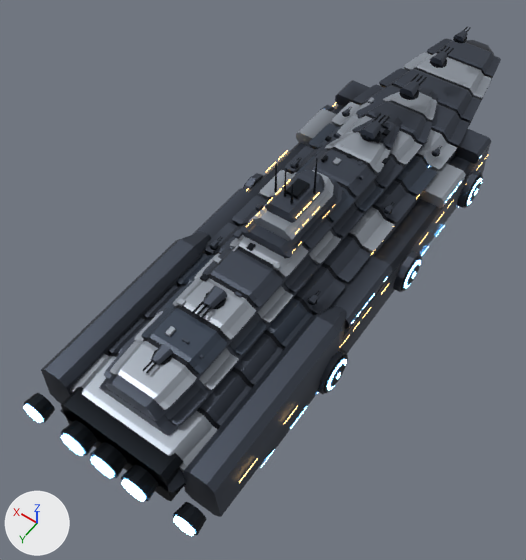
Before and after pictures for a commit that changed the glTF model models/battlecruiser.glb.
Rendered twice from a camera (50 mm lens) standing at (-137.0, 267.0, 302.0) and looking at (8.0, 63.0, -17.0). Arrows for +X, +Y and +Z are at lower left; the lights stay in place. The older version comes first. Where no turn or scale is listed for an object, it has been applied to the vertices. Vertices at exactly the same position are counted once.

The older version as bpy lines, for what is in view:
```python
me_hull_battlecruiser = bpy.data.meshes.new('hull_battlecruiser')
me_hull_battlecruiser.from_pydata(...)  # 5336 vertices, 8814 faces; spans x -58.0..58.0, y -195.0..195.0, z -49.0..49.0
# faces by material slot: [3040, 1456, 2812, 360, 12, 244, 890]
me_hull_battlecruiser.materials.append(mat_h)
me_hull_battlecruiser.materials.append(mat_p)
me_hull_battlecruiser.materials.append(mat_d)
me_hull_battlecruiser.materials.append(mat_a)
me_hull_battlecruiser.materials.append(mat_c)
me_hull_battlecruiser.materials.append(mat_w)
me_hull_battlecruiser.materials.append(mat_g)
ob_hull_battlecruiser_001 = bpy.data.objects.new('hull_battlecruiser.001', me_hull_battlecruiser)
ob_hull_battlecruiser_001.location = (0.0, 4.6, 17.4)
```
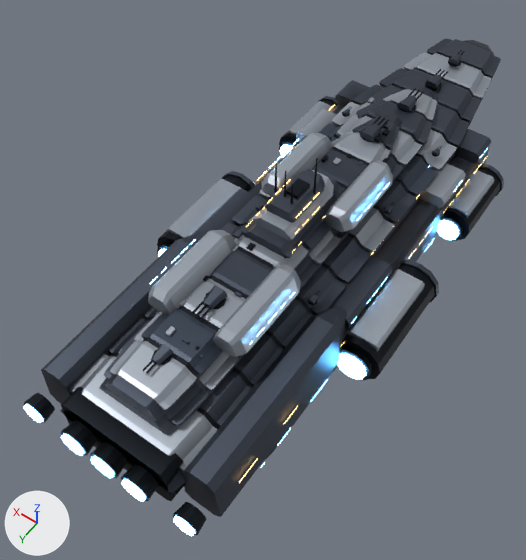
Where the newer file only moved an object's origin or applied its transform, the numbers keep the older frame.

Patch to the scene script:
```diff
--- a/models/battlecruiser.glb.py
+++ b/models/battlecruiser.glb.py
@@ me_hull_battlecruiser @@
-me_hull_battlecruiser.from_pydata(...)  # 5336 vertices, 8814 faces; spans x -58.0..58.0, y -195.0..195.0, z -49.0..49.0
+me_hull_battlecruiser.from_pydata(...)  # 5716 vertices, 9276 faces; spans x -75.0..75.0, y -195.0..195.0, z -52.0..49.0
+# me_hull_battlecruiser part 1: the loose piece of 16 vertices spanning x -4.0..4.0, y -154.0..-145.0, z 10.0..13.0 is moved by (0.0, 0.0, -18.0)
+# me_hull_battlecruiser part 2: the loose piece of 16 vertices spanning x -4.0..4.0, y -125.0..-114.0, z 10.0..14.0 is moved by (0.0, 0.0, -18.0)
+# me_hull_battlecruiser part 3: the loose piece of 16 vertices spanning x -5.0..5.0, y -87.0..-76.0, z 10.0..14.0 is moved by (0.0, 0.0, -11.0)
+# me_hull_battlecruiser part 4: the loose piece of 16 vertices spanning x -5.0..5.0, y -42.0..-30.0, z 10.0..14.0 is moved by (0.0, 0.0, -2.0)
+# me_hull_battlecruiser part 5: a new loose piece, a 12-sided cylinder along y spanning x 44.9..69.1, y -91.7..-88.7, z -51.5..-27.3, in mat_h
+# me_hull_battlecruiser part 6: a new loose piece, a 12-sided cylinder along y spanning x 45.1..74.8, y 8.3..11.3, z -51.3..-21.6, in mat_h
+# me_hull_battlecruiser part 7: a new loose piece, a 12-sided cylinder along y spanning x -69.1..-44.9, y -91.7..-88.7, z -51.5..-27.3, in mat_h
+# me_hull_battlecruiser part 8: a new loose piece, a 12-sided cylinder along y spanning x -74.8..-45.1, y 8.3..11.3, z -51.3..-21.6, in mat_h
+# me_hull_battlecruiser part 9: the loose piece of 16 vertices spanning x 33.0..51.0, y -65.0..-37.0, z -23.0..-15.0 is copied, and the copy is scaled about its middle by (0.799, 1.31, 1.01), then moved by (15.0, -14.0, -12.0); it spans x 50.0..64.0, y -83.0..-46.0, z -35.0..-27.0
+# me_hull_battlecruiser part 10: the loose piece of 16 vertices spanning x 33.0..51.0, y 23.0..67.0, z -23.0..-15.0 is copied, and the copy is scaled about its middle by (0.999, 1.13, 1.27), then moved by (18.0, -2.0, -7.0), in mat_p; it spans x 51.0..69.0, y 19.0..68.0, z -31.0..-22.0
+# me_hull_battlecruiser part 11: the loose piece of 16 vertices spanning x -51.0..-33.0, y -65.0..-37.0, z -23.0..-15.0 is copied, and the copy is scaled about its middle by (0.799, 1.31, 1.01), then moved by (-15.0, -14.0, -12.0); it spans x -64.0..-50.0, y -83.0..-46.0, z -35.0..-27.0
+# me_hull_battlecruiser part 12: the loose piece of 16 vertices spanning x -51.0..-33.0, y 23.0..67.0, z -23.0..-15.0 is copied, and the copy is scaled about its middle by (0.999, 1.13, 1.27), then moved by (-18.0, -2.0, -7.0), in mat_p; it spans x -69.0..-51.0, y 19.0..68.0, z -31.0..-22.0
+# me_hull_battlecruiser part 13: the loose piece of 20 vertices spanning x -4.0..4.0, y -153.0..-145.0, z 8.0..10.0 is moved by (0.0, 0.0, -18.0)
+# me_hull_battlecruiser part 14: the loose piece of 20 vertices spanning x -5.0..5.0, y -124.0..-113.0, z 8.0..10.0 is moved by (0.0, 0.0, -18.0)
+# me_hull_battlecruiser part 15: the loose piece of 20 vertices spanning x -6.0..6.0, y -86.0..-75.0, z 8.0..10.0 is moved by (0.0, 0.0, -11.0)
+# me_hull_battlecruiser part 16: the loose piece of 12 vertices spanning x -3.0..-2.0, y -50.0..-41.0, z 12.0..13.0 is moved by (0.0, 0.0, -2.0)
+# me_hull_battlecruiser part 17: 52 loose pieces with 556 vertices, spanning x -58.0..58.0, y -98.0..145.0, z -49.0..-19.0, are deleted
+# me_hull_battlecruiser part 18: 77 vertices moved from x -58.0..58.0, y -91.0..141.0, z -46.0..10.0 to x -62.0..62.0, y -97.0..142.0, z -46.0..8.0; 256 vertices removed from x -56.0..58.0, y -87.0..138.0, z -49.0..10.0; 968 vertices added at x -74.0..74.0, y -97.0..143.0, z -51.0..17.0
+# me_hull_battlecruiser part 19: 1977 kept faces spanning x -54.0..54.0, y -156.0..178.0, z -49.0..25.0 get new vertex colours; the middle colour goes from grey #b8b8b8 to grey #b0b0b0
+# other edits to the shape of me_hull_battlecruiser do not show in these pictures
 me_hull_battlecruiser.materials.append(mat_h)
```

Boxes (x1, y1, x2, y2) around the edits, measured in the pictures (526 x 560 px; the box of a moved part takes in the faces that stretch with it):
'hull_battlecruiser.001', reshaped
    before: (24, 27, 501, 536)
    after: (24, 39, 504, 536)
part 1 of me_hull_battlecruiser, moved or reshaped
    before: (453, 30, 468, 41)
    after: (448, 54, 462, 65)
part 2 of me_hull_battlecruiser, moved or reshaped
    before: (430, 51, 448, 65)
    after: (425, 74, 443, 89)
part 3 of me_hull_battlecruiser, moved or reshaped
    before: (399, 80, 420, 97)
    after: (397, 95, 417, 112)
part 4 of me_hull_battlecruiser, moved or reshaped
    before: (360, 121, 382, 139)
    after: (360, 124, 382, 142)
part 5 of me_hull_battlecruiser, added (mostly hidden)
    after: (318, 96, 338, 105)
part 6 of me_hull_battlecruiser, added
    after: (222, 171, 255, 188)
part 7 of me_hull_battlecruiser, added
    after: (477, 163, 504, 196)
part 8 of me_hull_battlecruiser, added
    after: (400, 260, 439, 302)
part 9 of me_hull_battlecruiser, added
    after: (287, 101, 335, 134)
part 10 of me_hull_battlecruiser, added
    after: (167, 179, 241, 238)
part 11 of me_hull_battlecruiser, added
    after: (447, 170, 494, 218)
part 12 of me_hull_battlecruiser, added
    after: (347, 269, 425, 352)
part 13 of me_hull_battlecruiser, moved or reshaped
    before: (453, 37, 467, 43)
    after: (448, 58, 461, 67)
part 14 of me_hull_battlecruiser, moved or reshaped
    before: (430, 56, 447, 68)
    after: (425, 80, 442, 91)
part 15 of me_hull_battlecruiser, moved or reshaped
    before: (399, 87, 419, 100)
    after: (399, 101, 416, 112)
part 16 of me_hull_battlecruiser, moved or reshaped
    before: (381, 116, 390, 126)
    after: (380, 119, 389, 129)
part 17 of me_hull_battlecruiser, deleted
    before: (266, 108, 488, 390)
part 18 of me_hull_battlecruiser, built on
    before: (199, 105, 481, 416)
    after: (148, 100, 500, 445)
part 19 of me_hull_battlecruiser, recoloured
    both: (152, 53, 491, 464)
